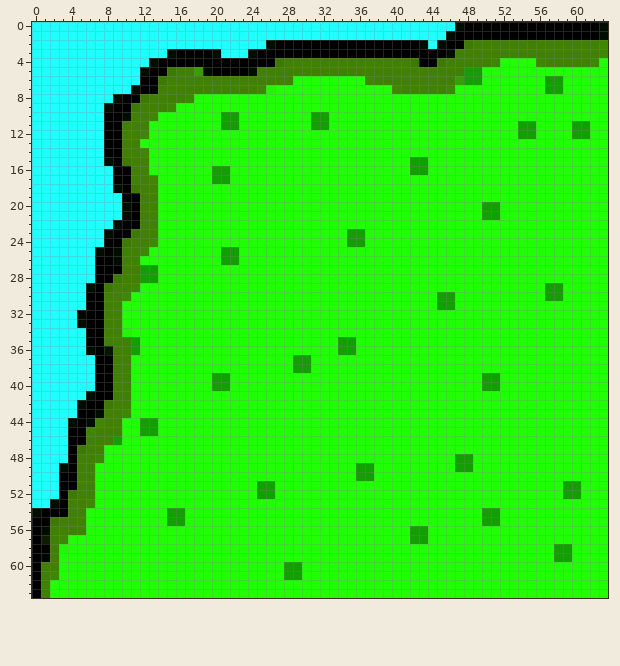
One commit to this pixel-art sprite: images/world_grass_top_left.png. The picture above is the old version.
The file is 64x64 pixels. Colours within 5 levels of each other are drawn and written as one.
The result:
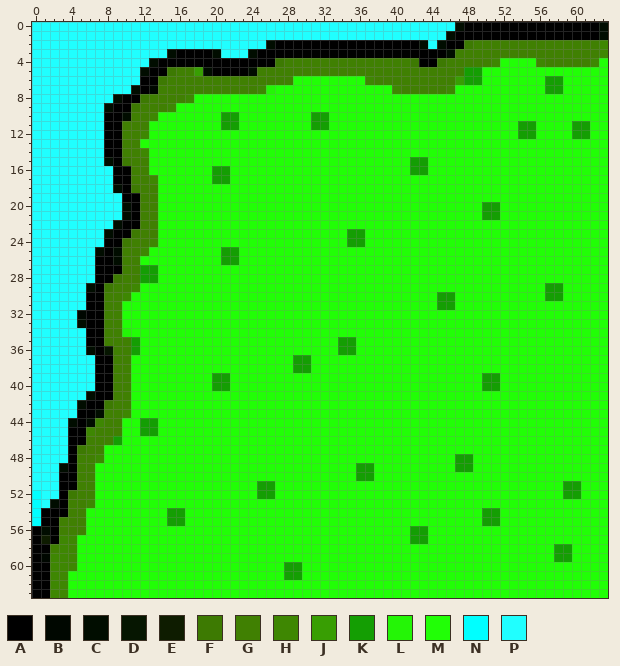
Palette (. is transparent): A #000000  B #000700  C #010d00  D #061601  E #0e1c00  F #3d7a02  G #408002  H #3e8702  J #389e03  K #149e03  L #24f506  M #21ff06  N #00ffff  P #20ffff
The exact change:
@@ x 0..6 @@
 51 PPPAAGG
-52 PPPAFGG
-53 PPCAGGH
-54 CAAAGGM
-55 AAFGGGM
-56 ACGGGGM
-57 AEGHMMM
-58 AAGLMMM
-59 ABGMMMM
-60 AGGMMMM
-61 AGHMMMM
-62 AGMMMMM
-63 AGMMMMM
+52 NPPAFGG
+53 NPCAGGH
+54 NAAAGGM
+55 NAAGGGM
+56 ACAGGGM
+57 AEAHHMM
+58 AAGHHMM
+59 ABHHHMM
+60 AAHHHMM
+61 AAHHMMM
+62 AAHHMMM
+63 AAHHMMM
Changed places in both pictures, as pixel boxes (x1, y1, x2, y2):
changed: (32, 490, 77, 598)
